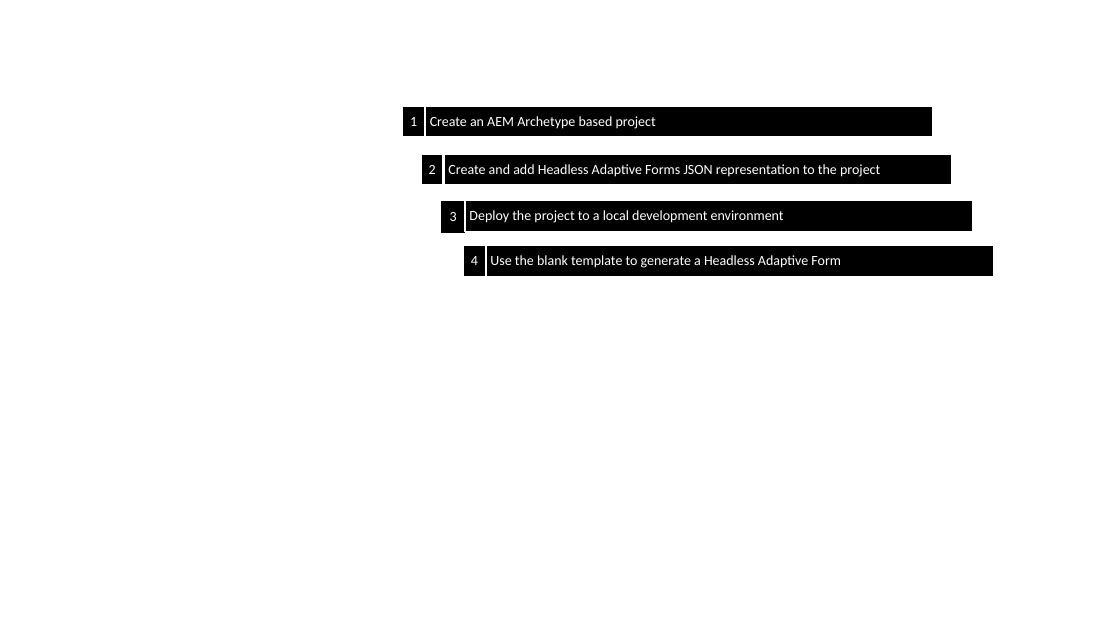
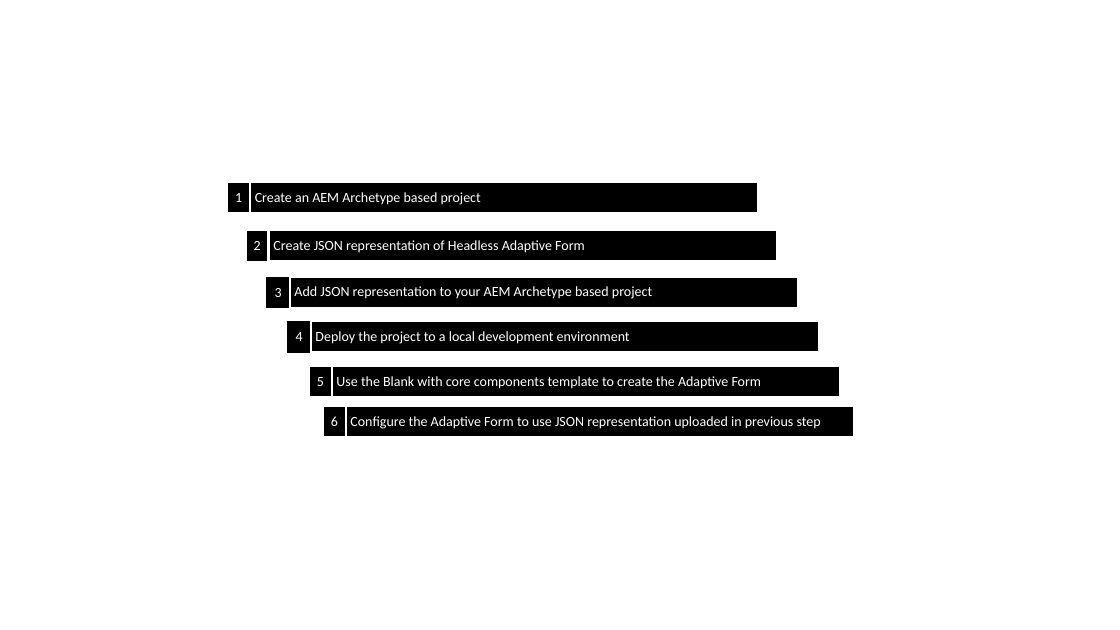
Before and after one commit to isabella232/experience-manager-headless-adaptive-forms.en, a slide deck: slide 1 of help/assets/headless-forms-graphics-source.pptx. Drawn at 1120x630 pixels with LibreOffice and Linux fonts; fonts in the diff are those of the drawing. Boxes give left, top, right and bottom in pixels: in the first picture for what was removed or moved away, otherwise in the second. Text is boxed around its words. In the diff, an @@ line names an element or a change of style, - is before the commit and + after.

```diff
--- a/help/assets/headless-forms-graphics-source.pptx
+++ b/help/assets/headless-forms-graphics-source.pptx
@@ 6 freeform shapes: place and size @@
-6 freeform shapes at bbox=[402, 106, 952, 276]
+6 freeform shapes at bbox=[228, 182, 777, 352]
@@ text in freeform shape at bbox=[273, 240, 585, 253]: text changed @@
-  Create and add Headless Adaptive Forms JSON representation to the project
+  Create JSON representation of Headless Adaptive Form
@@ freeform shape added at bbox=[291, 276, 798, 308], fill #000000, outline #FFFFFF 1.5 pt, 12 pt, text #FFFFFF @@
+  Add JSON representation to your AEM Archetype based project
@@ freeform shape "4" at bbox=[288, 322, 311, 352]: outline #FFFFFF 1.5 pt to #000000 1 pt @@
@@ freeform shape "Deploy the project to a ...": place and size @@
-freeform shape "Deploy the project to a ..." at bbox=[465, 201, 973, 232]
+freeform shape "Deploy the project to a ..." at bbox=[312, 321, 819, 352]
@@ freeform shape added at bbox=[309, 366, 332, 397], fill #000000, outline #FFFFFF 1.5 pt, 12 pt, text #FFFFFF @@
+5
@@ freeform shape "Use the Blank with core ...": place and size @@
-freeform shape "Use the Blank with core ..." at bbox=[486, 245, 994, 276]
+freeform shape "Use the Blank with core ..." at bbox=[333, 366, 840, 397]
@@ text in freeform shape at bbox=[336, 376, 762, 389]: text changed @@
-  Use the blank template to generate a Headless Adaptive Form
+  Use the Blank with core components template to create the Adaptive Form
@@ freeform shape added at bbox=[323, 406, 346, 437], fill #000000, outline #FFFFFF 1.5 pt, 12 pt, text #FFFFFF @@
+6
@@ freeform shape added at bbox=[346, 406, 854, 437], fill #000000, outline #FFFFFF 1.5 pt, 12 pt, text #FFFFFF @@
+  Configure the Adaptive Form to use JSON representation uploaded in previous step
```
Also in this commit, not shown: 4 other files.
